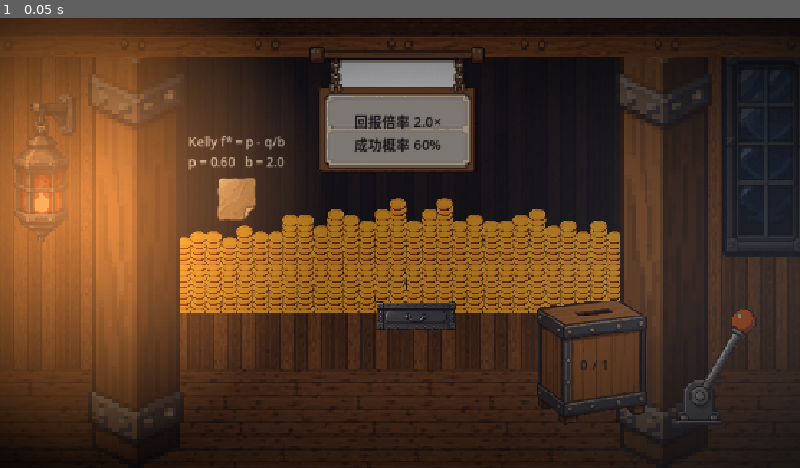
Above: before the commit, frame 1.
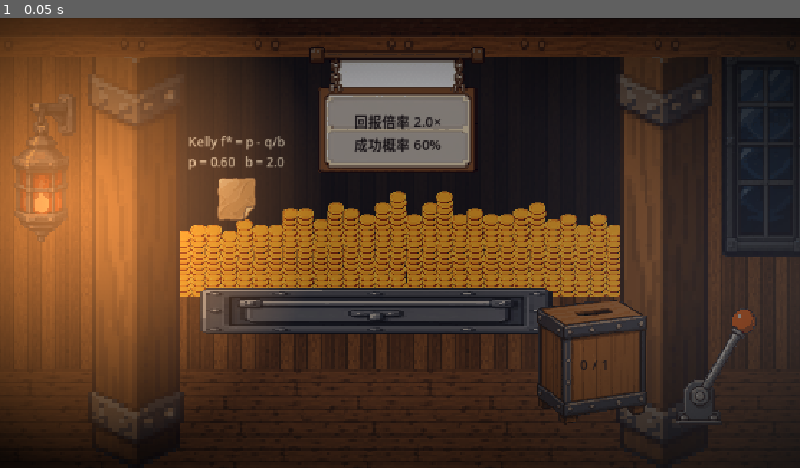
Above: after the commit, the same moment.

Repository: FFFpr/Ember-in-the-Night
Game: Godot game, scene res://art_style_demo/07_kelly_room/gen_scene/kelly_scene.tscn
Two runs of this game, one before a commit and one after it. Both use one fixed random seed, a clock stepped at 60 frames per second and the inputs below. This scene is started directly instead of the project's main scene.
Inputs:
- Up to frame 1 (0.05 s): no input

The runs differ from the first frame. In frame 1, 8.7% of the frame differs, in the area x 22-78%, y 38-71%.

Commit message:
Fix outlet and layer order in the generated Kelly scene
- The apron was width-then-height-clamped into a tiny drawer; drop it and
  use outlet_closed as the single wide horizontal outlet chute at the
  glass base (non-uniform to a wide short band), coins resting above it.
- Reorder z stack: glass < coin sea < outlet < frame/posts < props, so
  nothing is buried; sticker/side-window/lantern raised to sane layers.

Co-authored-by: FFFpr <FFFpr@users.noreply.github.com>

Diff:
--- a/art_style_demo/07_kelly_room/gen_scene/kelly_scene.gd
+++ b/art_style_demo/07_kelly_room/gen_scene/kelly_scene.gd
@@ -16,7 +16,7 @@
 	_rng.seed = 20260814
 	_build_background()
 	_build_glass_and_market()
-	_build_apron_and_outlet()
+	_build_outlet()
 	_build_frame()
 	_build_props()
 	_build_text()
@@ -53,6 +53,20 @@
 	s.position = _px(cx, cy)
 	var k: float = target_w_px / float(maxi(s.texture.get_width(), 1))
 	s.scale = Vector2(k, k)
+	s.z_index = z
+	add_child(s)
+	return s
+
+
+## Sprite scaled to an explicit width AND height (non-uniform), placed by centre.
+func _sprite_box(name: String, cx: float, cy: float, w_px: float, h_px: float, z: int) -> Sprite2D:
+	var s := Sprite2D.new()
+	s.texture = _tex(name)
+	s.texture_filter = CanvasItem.TEXTURE_FILTER_NEAREST
+	s.centered = true
+	s.position = _px(cx, cy)
+	s.scale = Vector2(w_px / float(maxi(s.texture.get_width(), 1)),
+			h_px / float(maxi(s.texture.get_height(), 1)))
 	s.z_index = z
 	add_child(s)
 	return s
@@ -82,21 +96,21 @@
 
 func _build_glass_and_market() -> void:
 	var g0 := _px(0.195, 0.085)
-	var g1 := _px(0.845, 0.655)
+	var g1 := _px(0.845, 0.620)
 	var glass := ColorRect.new()
 	glass.color = Color8(14, 18, 28, 205)
 	glass.position = g0
 	glass.size = g1 - g0
-	glass.z_index = -50
+	glass.z_index = -70
 	add_child(glass)
 
-	# Coin market: discrete edge-on coin sprites stacked into ragged columns,
+	# Coin market: discrete flat coin sprites stacked into ragged columns,
 	# clipped to the glass. The pile is instances, not a texture.
 	var clip := Control.new()
 	clip.clip_contents = true
 	clip.position = g0
 	clip.size = g1 - g0
-	clip.z_index = -40
+	clip.z_index = -60
 	add_child(clip)
 	var market := Node2D.new()
 	market.position = -g0
@@ -104,7 +118,7 @@
 
 	# Single flat coin, stacked into ragged columns to read as a coin sea.
 	var tex := _tex("coin_flat.png")
-	var base_y: float = 0.635 * DESIGN.y
+	var base_y: float = 0.620 * DESIGN.y
 	var mx0: float = g0.x + 6.0
 	var mx1: float = g1.x - 6.0
 	var coin_w: float = 0.021 * DESIGN.x
@@ -129,13 +143,10 @@
 		x += coin_w * _rng.randf_range(0.85, 1.0)
 
 
-func _build_apron_and_outlet() -> void:
-	# One metal base under the glass; its central slot is the single outlet.
-	var apron := _sprite_w("iron_apron.png", 0.52, 0.660, 0.66 * DESIGN.x, -30)
-	var max_h: float = 0.12 * DESIGN.y
-	if apron.scale.y * apron.texture.get_height() > max_h:
-		var k: float = max_h / float(apron.texture.get_height())
-		apron.scale = Vector2(k, k)
+func _build_outlet() -> void:
+	# Single wide horizontal outlet chute at the glass base; coins rest above it.
+	# Non-uniform so the drawer reads as a wide short band, not a tall box.
+	_sprite_box("outlet_closed.png", 0.47, 0.652, 0.44 * DESIGN.x, 0.10 * DESIGN.y, -50)
 
 
 func _build_frame() -> void:
@@ -147,7 +158,7 @@
 
 func _build_props() -> void:
 	_sprite_w("whiteboard.png", 0.497, 0.205, 0.22 * DESIGN.x, 30)
-	_sprite_w("sticker.png", 0.296, 0.402, 0.05 * DESIGN.x, 5)
+	_sprite_w("sticker.png", 0.296, 0.402, 0.05 * DESIGN.x, 25)
 	# Coin box (three-quarter view) and side-profile lever rest on the floor.
 	var floor_y: float = 0.905
 	var cb := _sprite_h("coin_box.png", 0.740, 0.0, 0.28 * DESIGN.y, 40)
@@ -155,8 +166,8 @@
 	_box_marker(cb)
 	var lv := _sprite_h("lever.png", 0.895, 0.0, 0.26 * DESIGN.y, 40)
 	lv.position.y = floor_y * DESIGN.y - lv.scale.y * lv.texture.get_height() * 0.5
-	_sprite_h("wall_lantern.png", 0.055, 0.335, 0.33 * DESIGN.y, 15)
-	_sprite_h("side_window.png", 0.958, 0.300, 0.46 * DESIGN.y, 5)
+	_sprite_h("wall_lantern.png", 0.055, 0.335, 0.33 * DESIGN.y, 20)
+	_sprite_h("side_window.png", 0.958, 0.300, 0.46 * DESIGN.y, 8)
 
 
 ## Black oil-pen `已投 / 总数` on the coin box front face.
